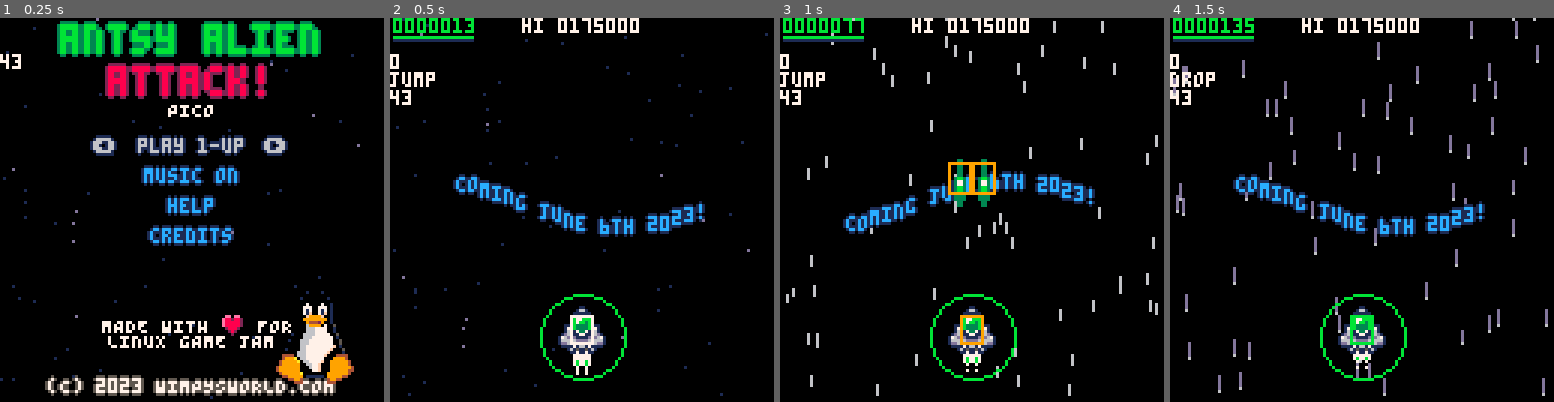
Above: before the commit, frames 1-4 (left to right).
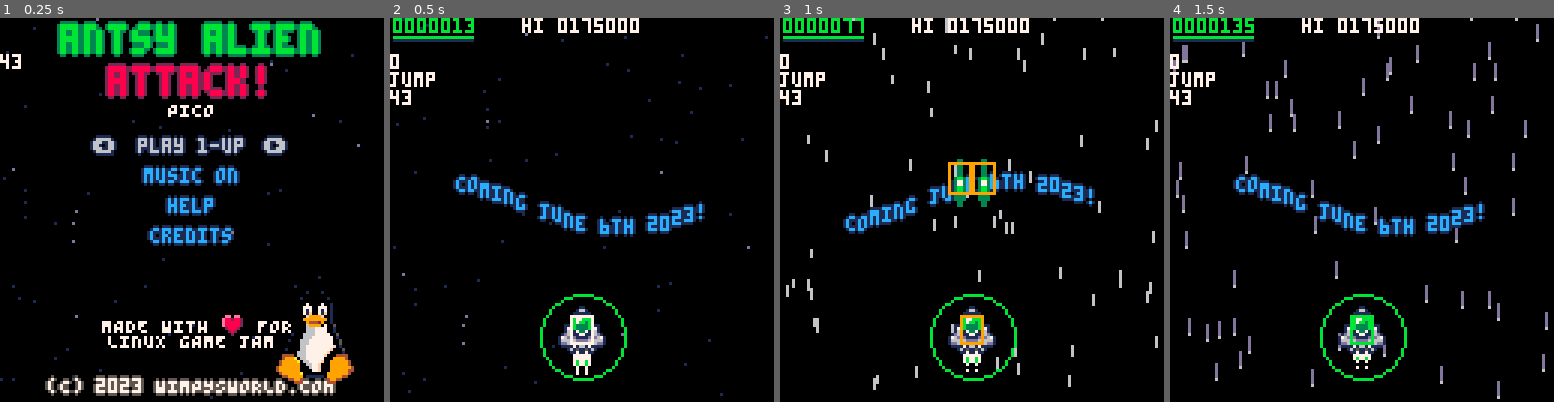
Above: after the commit, the same moments.

Repository: wimpysworld/antsy-alien-attack-pico
Game: PICO-8 cartridge main.p8
Two runs of this game, one before a commit and one after it. Both use one fixed random seed, a clock stepped at 60 frames per second and the inputs below.
Inputs:
- Up to frame 1 (0.25 s): no input
- Up to frame 2 (0.5 s): tap X (X key) at 0.33 s
- Up to frame 3 (1 s): tap O (Z key) at 0.7 s
- Up to frame 4 (1.5 s): tap X (X key) at 1.07 s

Frame 1 is identical in both runs. In frame 2, 0.6% of the frame differs, in the area x 0-99%, y 2-99%; in frame 3, 2.1%; in frame 4, 4.0%, in the area x 0-99%, y 0-100%.

Commit message:
feat: add mission objectives that enable/disable player inputs
This is a precursor to "cut-scenes"

Diff:
--- a/main.p8
+++ b/main.p8
@@ -711,9 +711,9 @@
  level=0
  objective_complete=false
 	missions={
-	 "jump,drop",
+	 "players_off,jump,players_on,drop",
 	 "wait",
-	 "jump,drop"
+	 "players_off,jump,drop"
 	}
 end
 function wait()
@@ -768,6 +768,8 @@
  add(debug,objective)
 
  //execute game logic
+ if (objective=="players_off") activate_players(false)
+ if (objective=="players_on") activate_players(true)
  if (objective=="jump") jump()
  if (objective=="drop") drop()
  if (objective=="wait") wait()
@@ -843,6 +845,16 @@
  mission=missions[current_mission]
  get_next_objective()
 end
+
+//control when players respond
+//to input
+function activate_players(status)
+ for pl in all(players) do
+  pl.controls_enabled=status
+ end
+ objective_complete=true
+end
+
 -->8
 --players
 
@@ -952,30 +964,31 @@
    get_y_axis(controller),
    get_direction(controller)
 
-  //free points
   score_update(pl,rnd_range(1,3))
 
-  // if moving diagonally
-  if abs(dx)+abs(dy)==2 then
-   // normalize movement vector
-   // 1.41 is the sqrt(2)
-   dx/=1.41
-   dy/=1.41
-   // prevent staircasing
-   // clamp to whole pixel x,y
-   // reference as origin
-   if dir!=pl.prev_dir then
-    pl.x,pl.y=flr(pl.x),flr(pl.y)
-   end
+  if pl.controls_enabled then
+	  // if moving diagonally
+	  if abs(dx)+abs(dy)==2 then
+	   // normalize movement vector
+	   // 1.41 is the sqrt(2)
+	   dx/=1.41
+	   dy/=1.41
+	   // prevent staircasing
+	   // clamp to whole pixel x,y
+	   // reference as origin
+	   if dir!=pl.prev_dir then
+	    pl.x,pl.y=flr(pl.x),flr(pl.y)
+	   end
+	  end
+	  pl.prev_dir=dir
+
+	  // integrate starfield accel
+	  apply_stars_accel(dx,dy)
+
+	  // finally, apply the input direction to the player
+	  pl.x+=dx*pl.speed
+	  pl.y+=dy*pl.speed
   end
-  pl.prev_dir=dir
-
-  // integrate starfield accel
-  apply_stars_accel(dx,dy)
-
-  // finally, apply the input direction to the player
-  pl.x+=dx*pl.speed
-  pl.y+=dy*pl.speed
 
   // animate banking
   local spr_frame=pl.sprite.frame
